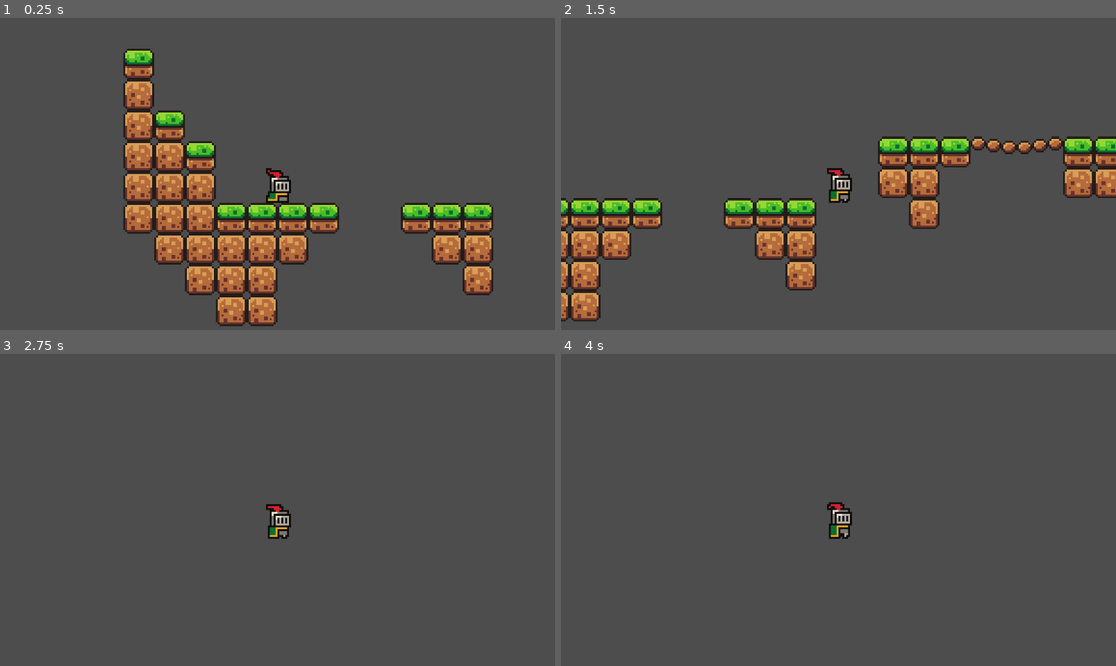
Above: before the commit, frames 1-4 (two rows, left to right).
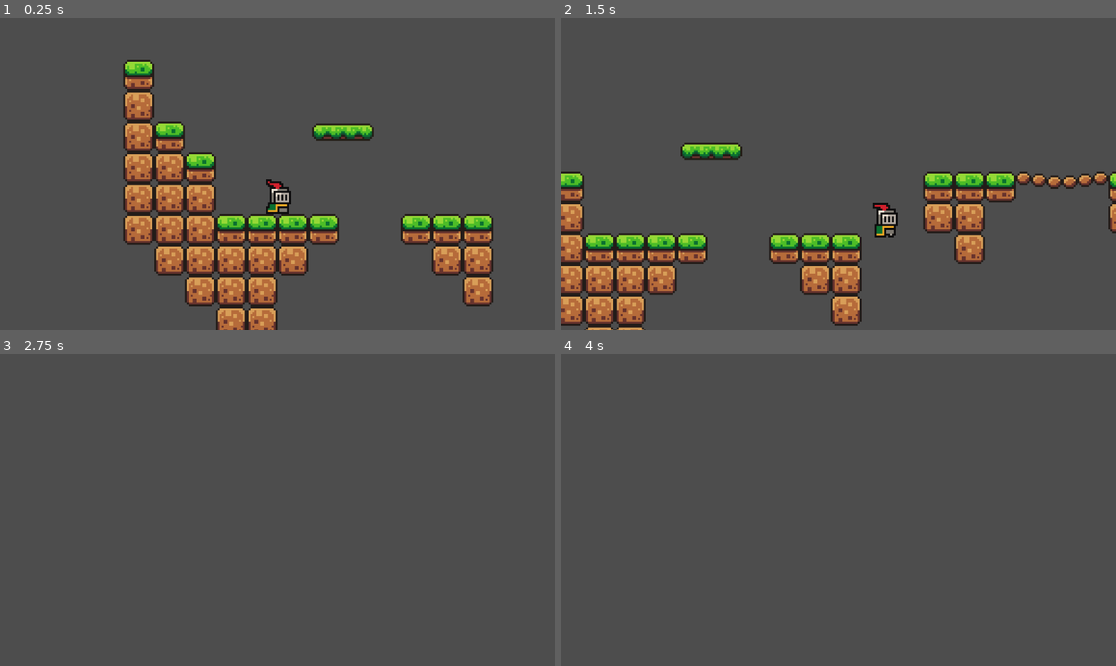
Above: after the commit, the same moments.

Repository: quiluh/godot-practice
Game: Godot game, scene res://scenes/game.tscn
Two runs of this game, one before a commit and one after it. Both use one fixed random seed, a clock stepped at 60 frames per second and the inputs below.
Inputs:
- Up to frame 1 (0.25 s): no input
- Up to frame 2 (1.5 s): hold Right (ui_right) from 0.53 s (still down); tap Up (ui_up) at 0.77 s
- Up to frame 3 (2.75 s): tap Up (ui_up) at 1.52 s; release Right (ui_right) at 2.03 s; hold Left (ui_left) from 2.03 s (still down)
- Up to frame 4 (4 s): tap Enter at 2.75 s; release Left (ui_left) at 2.78 s; hold Right (ui_right) from 2.78 s (still down); tap Up (ui_up) at 3.02, 3.77 s

The runs differ from the first frame. In frame 1, 17% of the frame differs, in the area x 22-89%, y 9-100%; in frame 2, 23%, in the area x 0-100%, y 37-100%; in frame 3, 0.4%; in frame 4, 0.4%.

Commit message:
created static one way platform - will make it move later

Diff:
--- a/scenes/game.tscn
+++ b/scenes/game.tscn
@@ -1,7 +1,8 @@
-[gd_scene load_steps=5 format=3 uid="uid://budlugfysmqqi"]
+[gd_scene load_steps=6 format=3 uid="uid://budlugfysmqqi"]
 
 [ext_resource type="PackedScene" uid="uid://clgw3ry4dawsj" path="res://scripts/player.tscn" id="1_1hojh"]
 [ext_resource type="Texture2D" uid="uid://b8ahvwpirfrsd" path="res://assets/sprites/world_tileset.png" id="2_wx4rs"]
+[ext_resource type="PackedScene" uid="uid://bv18utcp5ywam" path="res://scenes/platform.tscn" id="3_avvqn"]
 
 [sub_resource type="TileSetAtlasSource" id="TileSetAtlasSource_r37jj"]
 texture = ExtResource("2_wx4rs")
@@ -416,8 +417,12 @@
 position = Vector2(0, -5)
 offset = Vector2(0, -10)
 zoom = Vector2(4, 4)
+position_smoothing_enabled = true
 
 [node name="TileMap" type="TileMap" parent="."]
 tile_set = SubResource("TileSet_64lgp")
 format = 2
 layer_0/tile_data = PackedInt32Array(-65536, 1, 0, -1, 1, 0, -2, 1, 0, -65535, 1, 0, 0, 1, 1, 65535, 1, 1, 131071, 1, 1 …(1481 unchanged characters)…
+
+[node name="Platform" parent="." instance=ExtResource("3_avvqn")]
+position = Vector2(34, -58)
--- /dev/null
+++ b/scenes/platform.tscn
@@ -0,0 +1,18 @@
+[gd_scene load_steps=3 format=3 uid="uid://bv18utcp5ywam"]
+
+[ext_resource type="Texture2D" uid="uid://dlqk0bu74rou6" path="res://assets/sprites/platforms.png" id="1_jbi6v"]
+
+[sub_resource type="RectangleShape2D" id="RectangleShape2D_cohor"]
+size = Vector2(32, 9)
+
+[node name="Platform" type="AnimatableBody2D"]
+
+[node name="Sprite2D" type="Sprite2D" parent="."]
+texture = ExtResource("1_jbi6v")
+region_enabled = true
+region_rect = Rect2(16, 0, 32, 10)
+
+[node name="CollisionShape2D" type="CollisionShape2D" parent="."]
+position = Vector2(0, -0.5)
+shape = SubResource("RectangleShape2D_cohor")
+one_way_collision = true
--- a/scripts/player.tscn
+++ b/scripts/player.tscn
@@ -43,6 +43,7 @@
 radius = 6.0
 
 [node name="Player" type="CharacterBody2D"]
+z_index = 5
 script = ExtResource("1_por78")
 
 [node name="AnimatedSprite2D" type="AnimatedSprite2D" parent="."]
